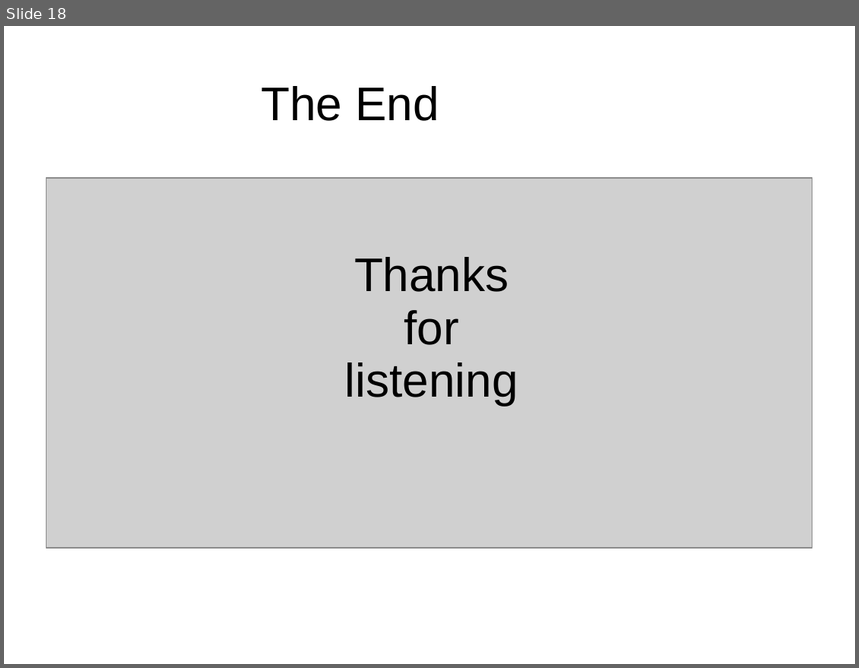
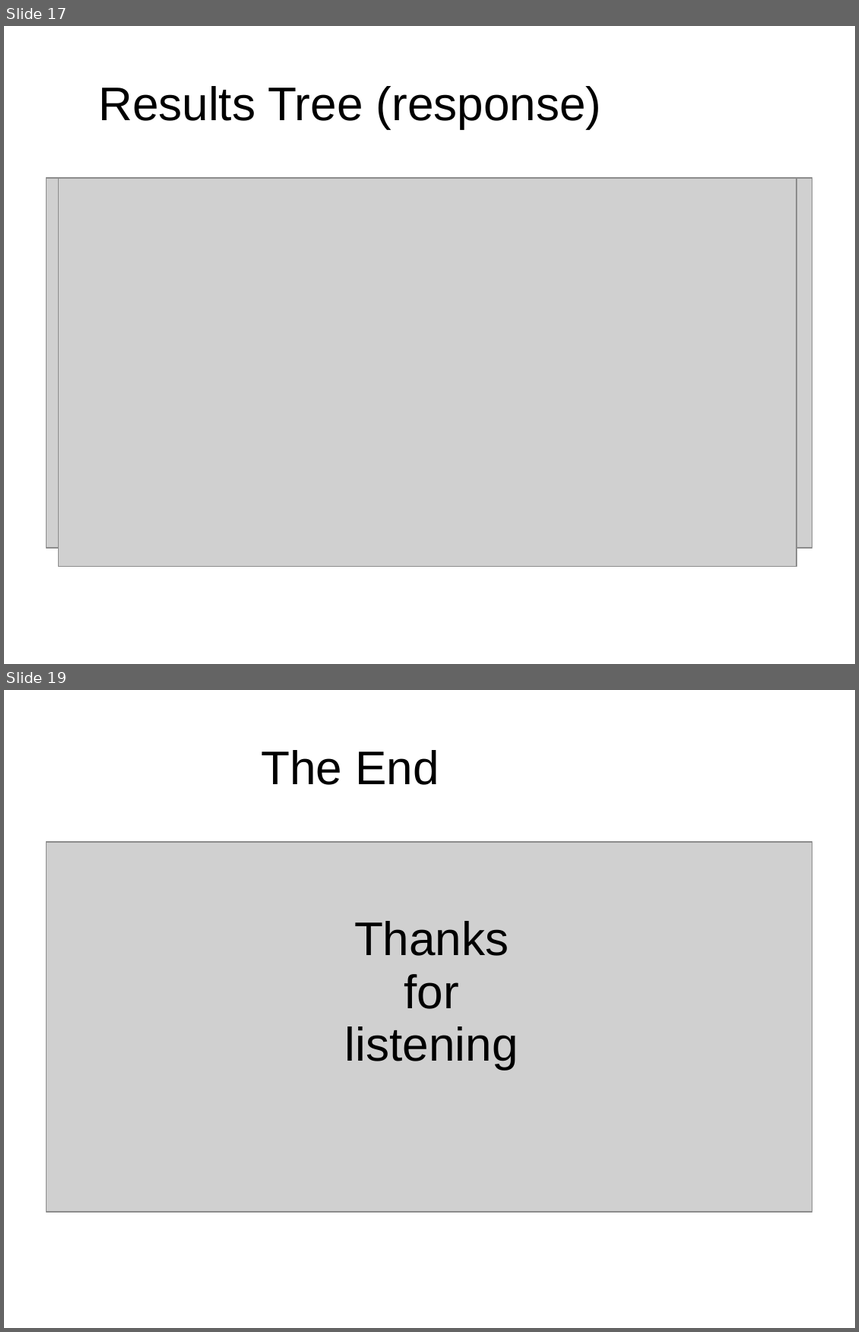
Before and after one commit to hchan/jmeterDemo, a slide deck: jmeterDemo.ppt. Shown one above the other, each under a label of ours: slide 18 before the commit, slides 17 and 19 after it; the slides between them are not shown. The pictures are 859x668 and 859x1332 pixels, drawn with LibreOffice and Linux fonts; fonts in the diff are those of the drawing; grey boxes stand for pictures; background and template pictures are left out. Boxes give left, top, right and bottom in pixels: in the first picture for what was removed or moved away, otherwise in the second. Text is boxed around its words. In the diff, an @@ line names an element or a change of style, - is before the commit and + after.

```diff
--- a/jmeterDemo.ppt
+++ b/jmeterDemo.ppt
@@ slide 17 added at <box>4,26,855,664</box>, background picture (left out) @@
@@ title added at <box>98,86,602,129</box>, 44 pt, text #000000 @@
+Results Tree (response)
@@ picture added at <box>47,178,813,548</box> @@
@@ picture added at <box>58,178,797,566</box> @@
@@ what was slide 18 is now slide 19 @@
```
Also in this commit, not shown: 2 slides changed.
